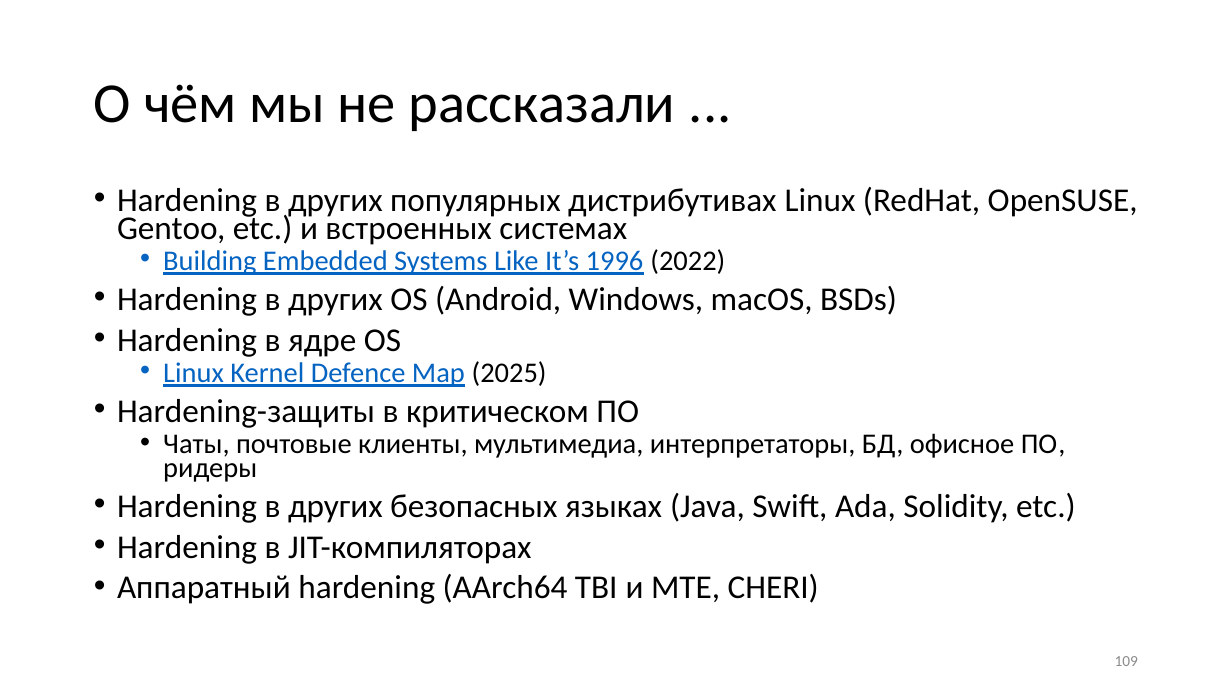
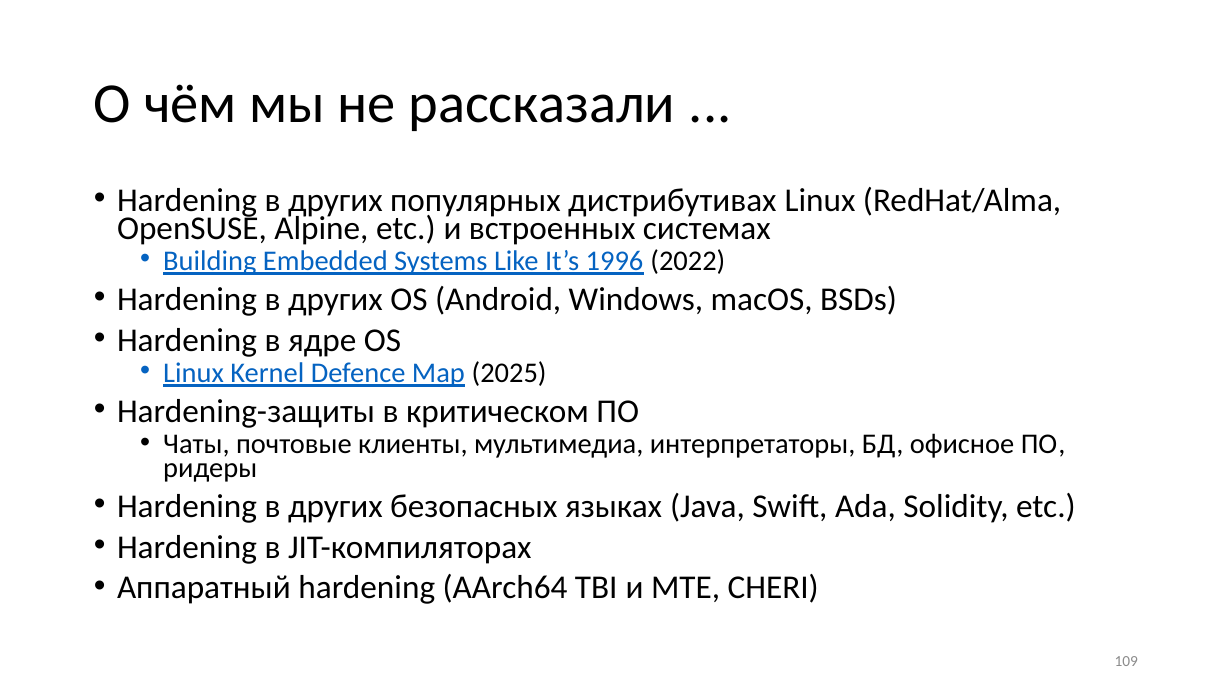
Before and after one commit to yugr/slides, a slide deck: slide 109 of CppZeroCost/2025/RU.pptx. Drawn at 1232x693 pixels with LibreOffice and Linux fonts; fonts in the diff are those of the drawing. Boxes give left, top, right and bottom in pixels: in the first picture for what was removed or moved away, otherwise in the second. Text is boxed around its words. In the diff, an @@ line names an element or a change of style, - is before the commit and + after.

Commit message:
Updated list of Linux distros for future study.

```diff
--- a/CppZeroCost/2025/RU.pptx
+++ b/CppZeroCost/2025/RU.pptx
@@ text at box(117, 187, 1061, 245): text changed @@
-• Hardening в других популярных дистрибутивах Linux (RedHat, OpenSUSE, Gentoo, etc.) и встроенных системах
+• Hardening в других популярных дистрибутивах Linux (RedHat/Alma, OpenSUSE, Alpine, etc.) и встроенных системах
```
Also in this commit, not shown: 1 other file.
